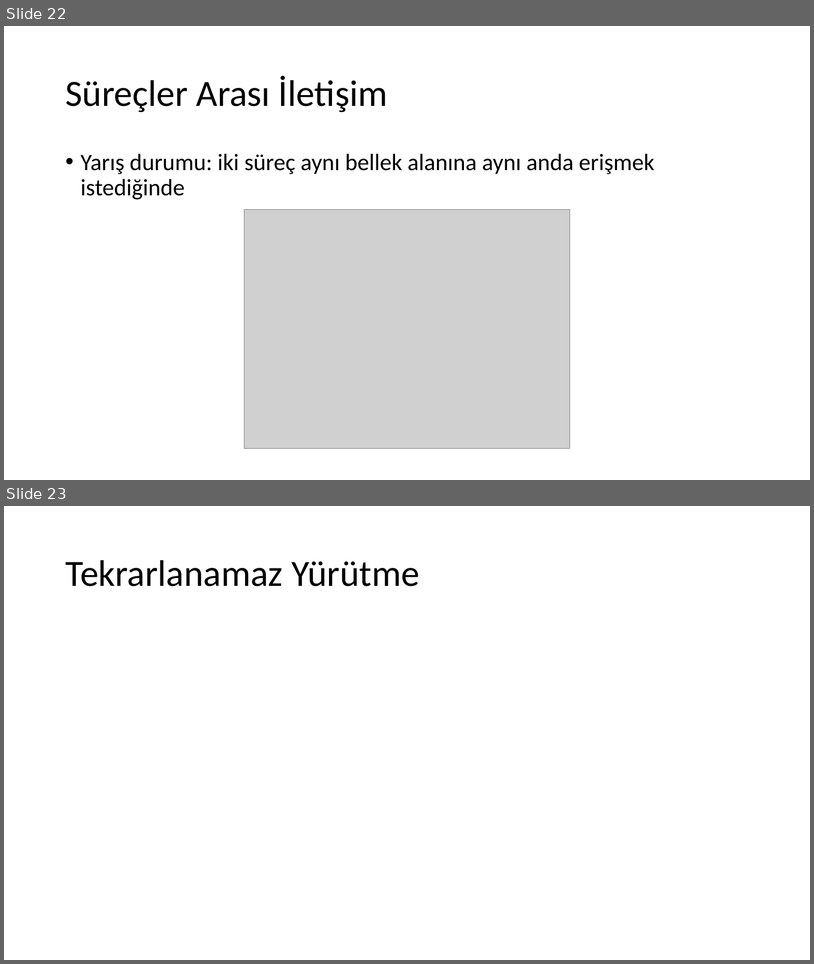
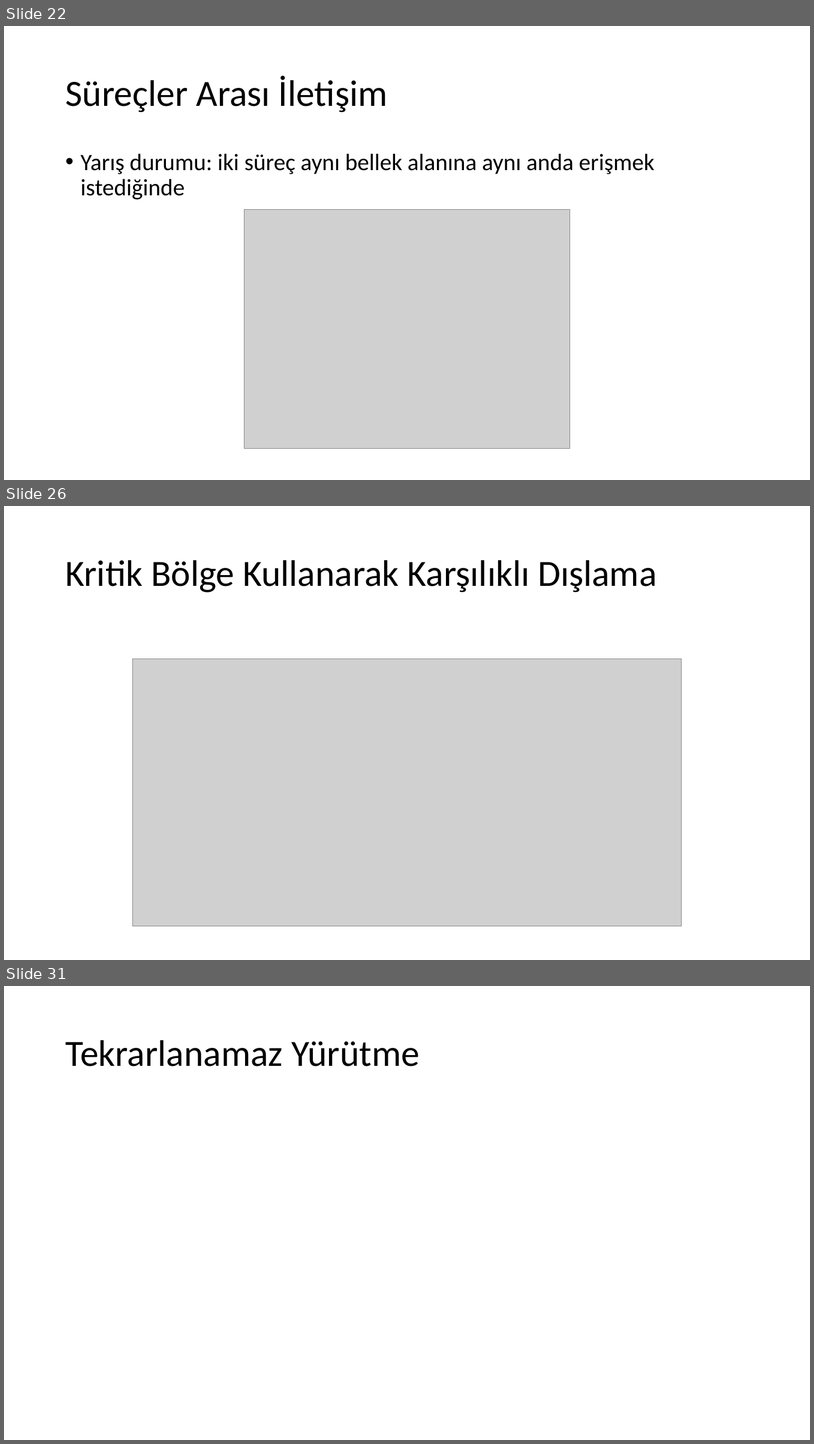
Before and after one commit to sercankulcu/sercankulcu.github.io, a slide deck: assets/teaching/os/2_Bolum_2_Surecler.pptx. Shown one above the other, each under a label of ours: slides 22 and 23 before the commit, slides 22, 26 and 31 after it; the slides between them are not shown. The pictures are 814x964 and 814x1444 pixels, drawn with LibreOffice and Linux fonts; fonts in the diff are those of the drawing; grey boxes stand for pictures. Boxes give left, top, right and bottom in pixels: in the first picture for what was removed or moved away, otherwise in the second. Text is boxed around its words. In the diff, an @@ line names an element or a change of style, - is before the commit and + after.

```diff
--- a/assets/teaching/os/2_Bolum_2_Surecler.pptx
+++ b/assets/teaching/os/2_Bolum_2_Surecler.pptx
@@ slide 26 added at [4, 506, 810, 960], background #FFFFFF @@
@@ title added at [65, 560, 657, 592], 44 pt, text #000000 @@
+Kritik Bölge Kullanarak Karşılıklı Dışlama
@@ picture added at [132, 659, 681, 926] @@
@@ what was slide 23 is now slide 31 @@
```
Also in this commit, not shown: 7 other slides added, 3 slides removed, 1 other file.
